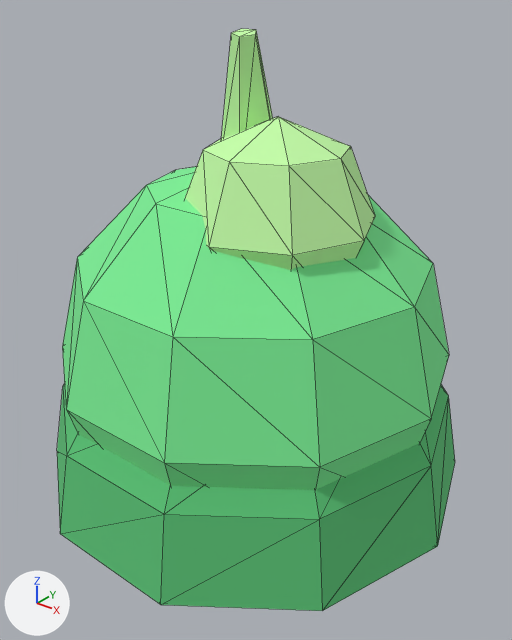
The glTF model resources/items/models/biovine_item.glb as it was, and as the next commit left it.
Rendered twice from a camera (50 mm lens) standing at (0.183, -0.227, 0.217) and looking at (0.003, -0.002, 0.078). Arrows for +X, +Y and +Z are at lower left; the lights stay in place. The picture after the commit comes second. Mesh edges are drawn as thin lines. Where no turn or scale is listed for an object, it has been applied to the vertices. Vertices at exactly the same position are counted once.

Before the edit, the objects in view are built like this:
```python
me_cone = bpy.data.meshes.new('Cone')
me_cone.from_pydata(...)  # 10 vertices, 16 faces; spans x -0.0122..0.0149, y -0.0166..0.014, z -0.0033..0.0595
me_cone.materials.append(mat_spheremat_001)  # green #c5ffaa
me_hemisphere = bpy.data.meshes.new('Hemisphere')
me_hemisphere.from_pydata(...)  # 41 vertices, 78 faces; spans x -0.1..0.1, y -0.095..0.095, z 0.0..0.1
me_hemisphere.materials.append(mat_hemispheremat)  # green #5ac276
me_sphere = bpy.data.meshes.new('Sphere')
me_sphere.from_pydata(...)  # a UV sphere (10 segments, 6 rings, poles along z) spanning x -0.09..0.09, y -0.086..0.086, z -0.09..0.09
me_sphere.materials.append(mat_spheremat)  # green #7cee95
me_sphere_001 = bpy.data.meshes.new('Sphere.001')
me_sphere_001.from_pydata(...)  # a UV sphere (8 segments, 4 rings, poles along z) spanning x -0.04..0.04, y -0.04..0.04, z -0.04..0.04
me_sphere_001.materials.append(mat_spheremat_001)  # green #c5ffaa
ob_seedbase = bpy.data.objects.new('SeedBase', me_hemisphere)
ob_seedbase.location = (0.0, 0.0, 0.0)
ob_seedbody = bpy.data.objects.new('SeedBody', me_sphere)
ob_seedbody.location = (0.0, 0.0, 0.06)
ob_seedbump = bpy.data.objects.new('SeedBump', me_sphere_001)
ob_seedbump.location = (0.02, -0.01, 0.13)
ob_sprout = bpy.data.objects.new('Sprout', me_cone)
ob_sprout.location = (0.0, 0.0, 0.14)
```
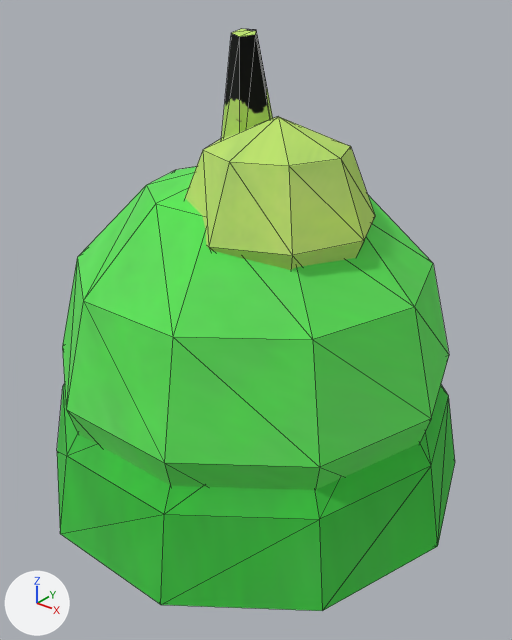
What the commit changed:
Picture 'bake_BioItemHi' (img_bake_bioitemhi) is new.
Picture 'bake_BioItemMain' (img_bake_bioitemmain) is new.
Picture 'bake_BioItemDark' (img_bake_bioitemdark) is new.
Material 'BioItemHi' (mat_bioitemhi) is new.
Its texture is img_bake_bioitemhi.
Its roughness is 1.0.
Material 'BioItemMain' (mat_bioitemmain) is new.
Its texture is img_bake_bioitemmain.
Its roughness is 1.0.
Material 'BioItemDark' (mat_bioitemdark) is new.
Its texture is img_bake_bioitemdark.
Its roughness is 1.0.
me_hemisphere has 41 vertices, 78 faces and spans x -0.1..0.1, y -0.095..0.095, z 0.0..0.1.
me_hemisphere is used by ob_seedbase; location (0.0, 0.0, 0.0).
me_hemisphere no longer uses material mat_hemispheremat (green #5ac276).
me_hemisphere part 1: texture (UV) coordinates changed.
me_hemisphere gains material mat_bioitemdark (picture img_bake_bioitemdark).
me_sphere has 52 vertices, 100 faces and spans x -0.09..0.09, y -0.086..0.086, z -0.09..0.09.
me_sphere is used by ob_seedbody; location (0.0, 0.0, 0.06).
me_sphere no longer uses material mat_spheremat (green #7cee95).
me_sphere part 2: texture (UV) coordinates changed.
me_sphere gains material mat_bioitemmain (picture img_bake_bioitemmain).
me_sphere_001 has 26 vertices, 48 faces and spans x -0.04..0.04, y -0.04..0.04, z -0.04..0.04.
me_sphere_001 is used by ob_seedbump; location (0.02, -0.01, 0.13).
me_sphere_001 no longer uses material mat_spheremat_001 (green #c5ffaa).
me_sphere_001 part 3: texture (UV) coordinates changed.
me_sphere_001 gains material mat_bioitemhi (picture img_bake_bioitemhi).
me_cone has 10 vertices, 16 faces and spans x -0.0122..0.0149, y -0.0166..0.014, z -0.0033..0.0595.
me_cone no longer uses material mat_spheremat_001 (green #c5ffaa).
me_cone gains material mat_bioitemhi (picture img_bake_bioitemhi).

What differs and where, as boxes [x1, y1, x2, y2] in the pictures (512 x 640 px):
'SeedBody', recoloured, surface changed
    both: [62, 167, 449, 490]
'SeedBase', recoloured, surface changed
    both: [57, 384, 455, 611]
'SeedBump', recoloured, surface changed
    both: [185, 117, 375, 270]
'Sprout', recoloured (darker)
    both: [221, 29, 273, 139]
